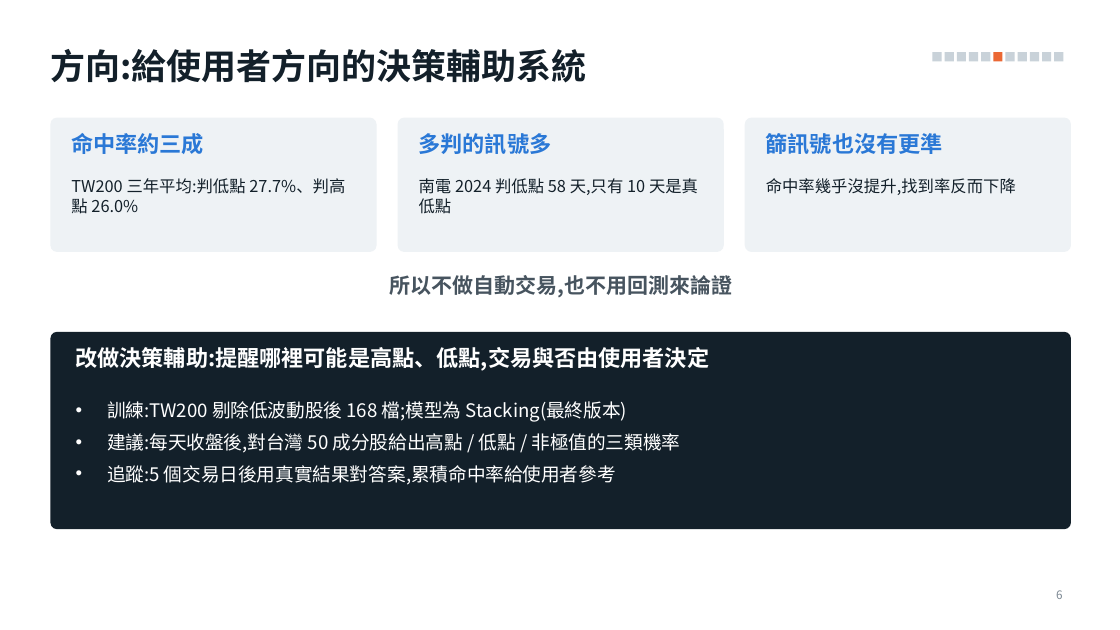
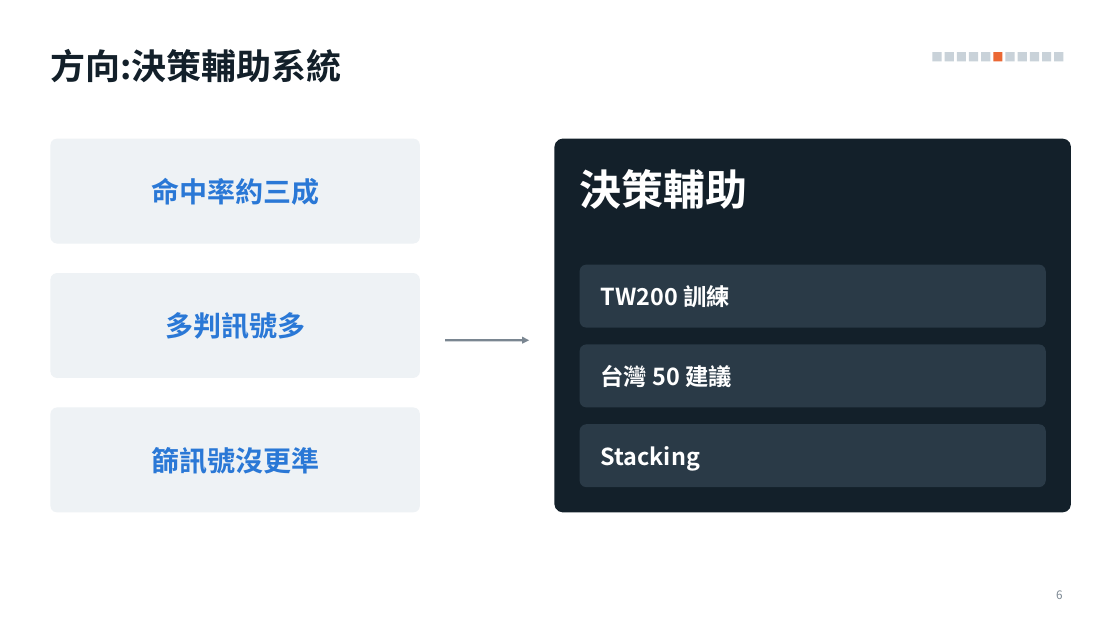
Before and after one commit to alextixu/fcukproject, a slide deck: slide 6 of method_kline_peak/report/kline_peak_report.pptx. Drawn at 1120x630 pixels with LibreOffice and Linux fonts; fonts in the diff are those of the drawing. Boxes give left, top, right and bottom in pixels: in the first picture for what was removed or moved away, otherwise in the second. Text is boxed around its words. In the diff, an @@ line names an element or a change of style, - is before the commit and + after.

```diff
--- a/method_kline_peak/report/kline_peak_report.pptx
+++ b/method_kline_peak/report/kline_peak_report.pptx
@@ title at [50,49,341,83]: text changed @@
-方向:給使用者方向的決策輔助系統
+方向:決策輔助系統
@@ text "命中率約三成": place and size @@
-text "命中率約三成" at [71,133,204,154]
+text "命中率約三成" at [151,178,319,205]
@@ text "命中率約三成" at [151,178,319,205]: size 19 to 24 pt; alignment left to centre; vertical alignment top to middle @@
@@ rounded rectangle: place and size @@
-rounded rectangle at [50,118,376,252]
+rounded rectangle at [50,139,420,244]
@@ proportions changed in 4 elements at [50,139,420,244], [50,273,420,378], [50,408,420,513], [555,139,1071,513] @@
@@ rounded rectangle: place and size @@
-rounded rectangle at [50,332,1071,529]
+rounded rectangle at [555,139,1071,513]
@@ text removed at [71,178,345,214] @@
-TW200 三年平均:判低點 27.7%、判高點 26.0%
@@ text removed at [419,178,698,214] @@
-南電 2024 判低點 58 天,只有 10 天是真低點
@@ text at [580,169,748,209]: text changed; size 14 to 36 pt; text colour #13202A to #FFFFFF; bold on @@
-命中率幾乎沒提升,找到率反而下降
+決策輔助
@@ rounded rectangle added at [580,265,1046,328], fill #2A3A47 @@
@@ rounded rectangle: place and size @@
-rounded rectangle at [745,118,1071,252]
+rounded rectangle at [50,273,420,378]
@@ text removed at [389,275,732,297] @@
-所以不做自動交易,也不用回測來論證
@@ text added at [601,285,730,307], 20 pt, text #FFFFFF, bold @@
+TW200 訓練
@@ text at [165,312,305,339]: text changed; size 19 to 24 pt @@
-多判的訊號多
+多判訊號多
@@ text removed at [76,347,710,371] @@
-改做決策輔助:提醒哪裡可能是高點、低點,交易與否由使用者決定
@@ arrow added from (445, 340) to (529, 340), #7A8691 2 pt @@
@@ rounded rectangle added at [580,344,1046,408], fill #2A3A47 @@
@@ vertical alignment top to middle in 3 elements at [165,312,305,339], [151,447,319,474], [601,361,733,391] @@
@@ text at [601,361,733,391]: text changed; size 16 to 20 pt; bold on @@
-• 訓練:TW200 剔除低波動股後 168 檔;模型為 Stacking(最終版本)
-• 建議:每天收盤後,對台灣 50 成分股給出高點 / 低點 / 非極值的三類機率
-• 追蹤:5 個交易日後用真實結果對答案,累積命中率給使用者參考
+台灣 50 建議
@@ rounded rectangle: place and size @@
-rounded rectangle at [397,118,723,252]
+rounded rectangle at [50,408,420,513]
@@ text at [151,447,319,474]: text changed; size 19 to 24 pt @@
-篩訊號也沒有更準
+篩訊號沒更準
@@ rounded rectangle added at [580,424,1046,487], fill #2A3A47 @@
@@ text added at [601,446,700,471], 20 pt, text #FFFFFF, bold @@
+Stacking
```
Also in this commit, not shown: 8 other slides changed, 1 other file.
